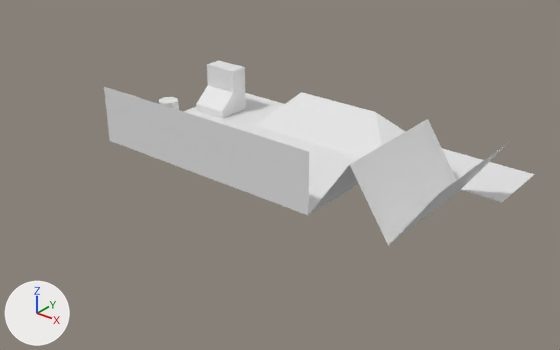
An edit to the Blender file testlvl.blend, drawn before and after from the same camera.
Both versions are drawn from a 50 mm lens placed at (50.8, -57.4, 32.3), pointed at (8.3, -4.2, -0.6). The axes (+X, +Y, +Z) are drawn at lower left. The lights are the same throughout. Materials are left out; every surface is plain grey.
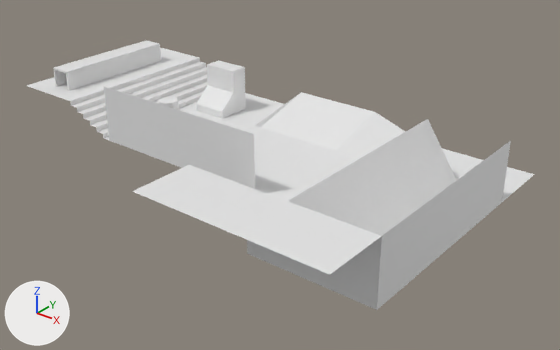
Where the newer file only moved an object's origin or applied its transform, the numbers keep the older frame.

What changed in the scene script:
```text
Change me_plane:
    used by ob_plane; location = (0.0, 0.0, 0.0); scale = (10.0, 10.0, 10.0)
    remove me_plane.from_pydata(...)  # 20 vertices, 11 faces; spans x -1.0..2.8, y -1.0..1.0, z 0.0..0.6
    add me_plane.from_pydata(...)  # 109 vertices, 74 faces; spans x -24.0..28.0, y -10.0..10.0, z 0.0..6.0
    me_plane part 1: 20 vertices removed from x -1.0..2.8, y -1.0..1.0, z 0.0..0.6; 109 vertices added at x -24.0..28.0, y -10.0..10.0, z 0.0..6.0
Change me_plane_001:
    used by ob_plane_001; location = (0.0, 0.0, 0.0); scale = (10.0, 10.0, 10.0)
    remove me_plane_001.from_pydata(...)  # 12 vertices, 5 faces; spans x 1.0..2.8, y -1.0..0.27, z 0.0..0.6
    add me_plane_001.from_pydata(...)  # 50 vertices, 29 faces; spans x 1.0..2.8, y -2.4..0.27, z 0.0..0.6
    me_plane_001 part 2: 2 vertices removed from x 1.0..1.6, y -1.0, z 0.6; 40 vertices added at x 1.0..2.8, y -2.4..0.27, z 0.0..0.6
Add me_plane_002:
    me_plane_002.from_pydata([(-1.0, -7.0, 0.0), (1.0, -7.0, 0.0), (-1.0, 7.0, 0.0), (1.0, 7.0, 0.0), (-1.0, -7.0, 2.0), (1.0, -7.0, 2.0), (-1.0, 7.0, 2.0), (1.0, 7.0, 2.0), (-1.2, 7.0, 0.0), (-1.2, -7.0, 0.0), (1.2, -7.0, 0.0), (1.2, 7.0, 0.0), (-1.2, 7.0, 2.2), (-1.2, -7.0, 2.2), (1.2, -7.0, 2.2), (1.2, 7.0, 2.2)], [], [(3, 1, 5, 7), (0, 2, 6, 4), (6, 7, 5, 4), (11, 15, 14, 10), (9, 13, 12, 8), (12, 13, 14, 15), (0, 9, 8, 2), (5, 14, 13, 4), (2, 8, 12, 6), (1, 10, 14, 5), (3, 11, 10, 1), (6, 12, 15, 7), (4, 13, 9, 0), (7, 15, 11, 3)])
Change ob_plane:
    ob_plane.scale: (10.0, 10.0, 10.0) -> (1.0, 1.0, 1.0)
Add ob_plane_002:
    ob_plane_002 = bpy.data.objects.new('Plane.002', me_plane_002)
    ob_plane_002.location = (-20.0, -1.0, 3.0)
```

What differs and where, as boxes [x1, y1, x2, y2] in the pictures (560 x 350 px):
'Plane.001', reshaped (47% wider, 51% taller): before [254, 119, 511, 245]; after [133, 119, 511, 310]
'Plane', reshaped, rescaled (18% wider, 34% taller): before [104, 87, 534, 202]; after [27, 47, 534, 202]
'Plane.002', added: after [53, 40, 161, 91]
part 2 of me_plane_001, built on: before [254, 134, 309, 215]; after [133, 140, 511, 310]
